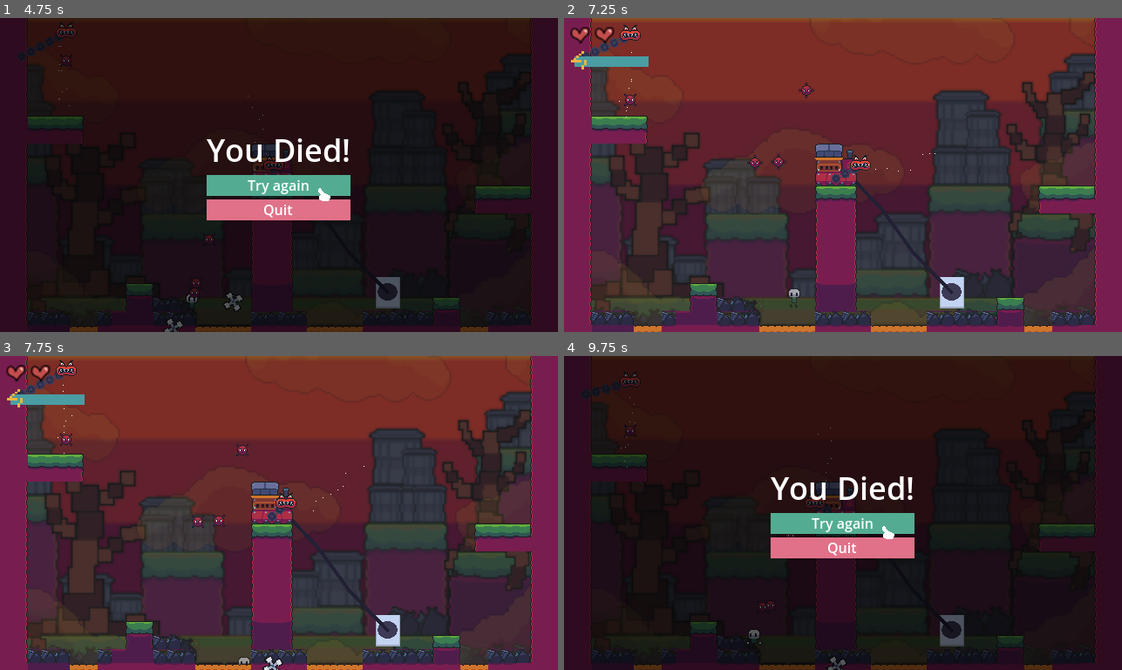
Above: before the commit, frames 1-4 (two rows, left to right).
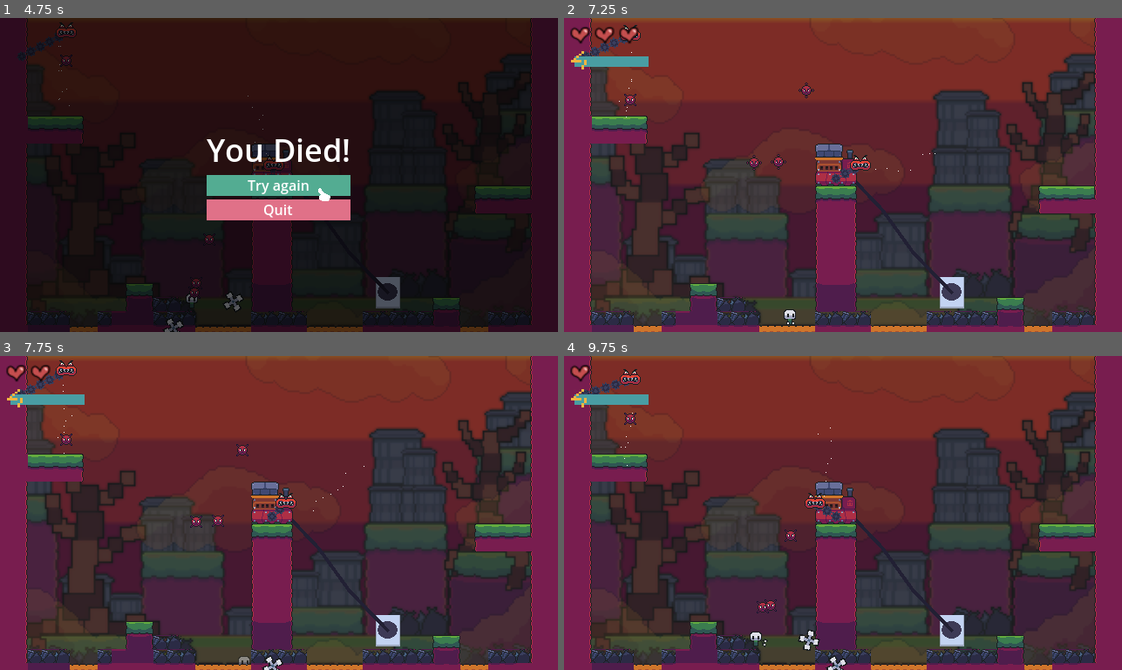
Above: after the commit, the same moments.

Repository: snootyjerk/Boss-Rush-Jam
Game: Godot game, scene res://main.tscn
Same seed, same stepped clock (60 frames per second), same inputs: the game is played once before the commit and once after it.
Inputs:
- Up to frame 1 (4.75 s): hold Right (right) 0.53-2.03 s; tap Shift (throw) every 0.75 s from 0.6 to 4.35 s; tap Space (jump) at 0.77, 1.52, 3.02, 3.77, 4.52 s; hold Left (left) 2.03-4.28 s; hold Right (right) from 4.28 s (still down)
- Up to frame 2 (7.25 s): keep holding Right (right); tap Shift (throw) at 5.1, 5.85, 6.6 s; tap Space (jump) at 6.02, 6.77 s
- Up to frame 3 (7.75 s): keep holding Right (right); tap Shift (throw) at 7.35 s; tap Space (jump) at 7.52 s
- Up to frame 4 (9.75 s): release Right (right) at 8.03 s; hold Left (left) 8.03-9.53 s; tap Shift (throw) at 8.1, 8.85, 9.6 s; tap Space (jump) at 9.02 s; hold Right (right) from 9.53 s (still down)

Frame 1 is identical in both runs. In frame 2, 0.3% of the frame differs, in the area x 9-43%, y 2-98%; in frame 3, 0.1%; in frame 4, 97%, in the area x 0-100%, y 0-100%.

Commit message:
fix issue where spike body stays on restart

Diff:
--- a/Enemies/Spike/enemy_spike.gd
+++ b/Enemies/Spike/enemy_spike.gd
@@ -21,7 +21,7 @@
 
 func take_damage():
 	var death_scene = _enemy_death_scene.instantiate()
-	get_tree().current_scene.add_child(death_scene)
+	Main.node.current_level.add_child(death_scene)
 	death_scene.global_position = global_position
 	queue_free()
 
